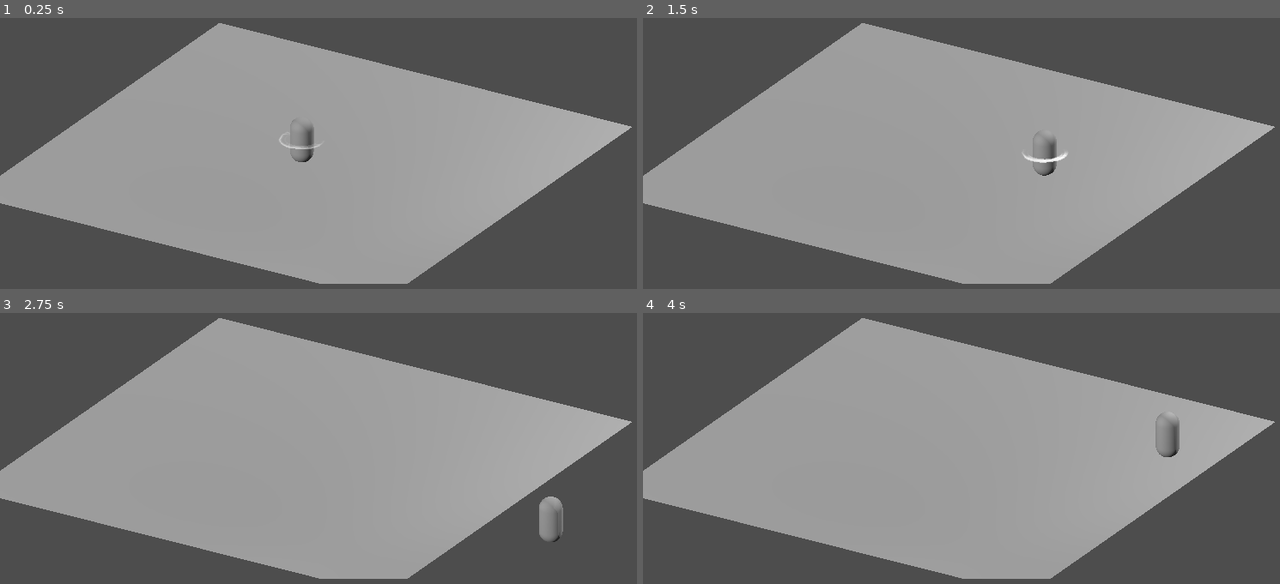
Above: before the commit, frames 1-4 (two rows, left to right).
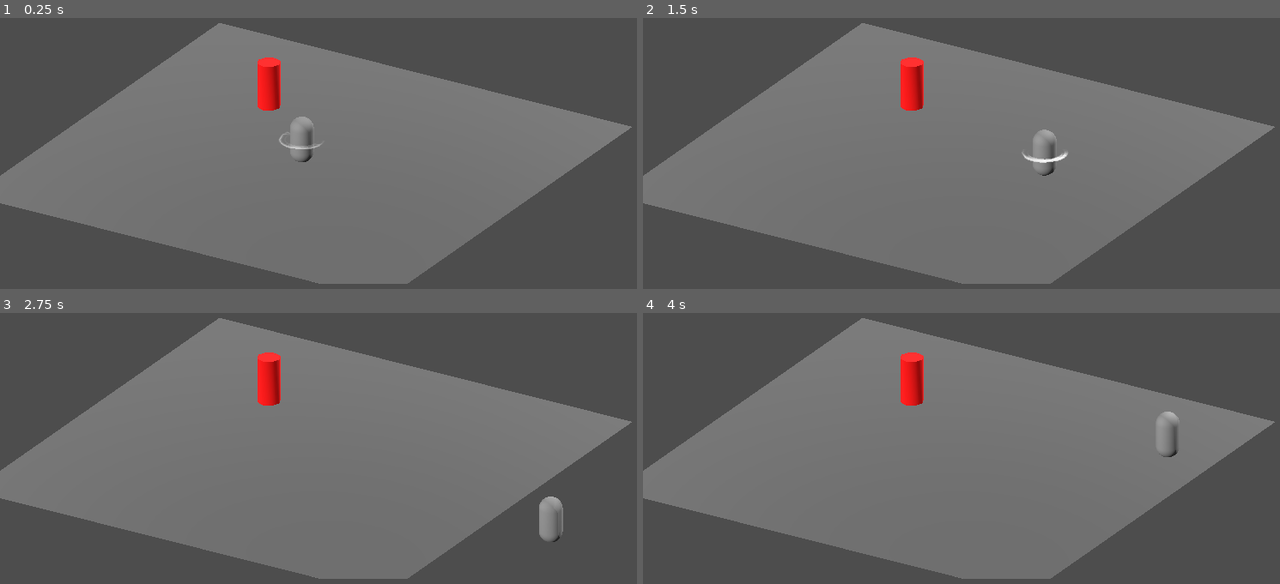
Above: after the commit, the same moments.

Repository: Zain-A-Abbas/Summer-2025-Game
Game: Godot game, scene res://levels/level_list/test_level/test_level.tscn
Same seed, same stepped clock (60 frames per second), same inputs: the game is played once before the commit and once after it.
Inputs:
- Up to frame 1 (0.25 s): no input
- Up to frame 2 (1.5 s): tap Enter at 0.5 s; hold Right (move_right) 0.53-1.28 s; tap Z (attack) at 0.6, 1.35 s; hold Down (move_backward) from 1.28 s (still down)
- Up to frame 3 (2.75 s): release Down (move_backward) at 2.03 s; hold Right (move_right) from 2.03 s (still down); tap Shift (dodge) at 2.1 s; tap Z (attack) at 2.3 s
- Up to frame 4 (4 s): release Right (move_right) at 2.78 s; hold Up (move_forward) 2.78-3.53 s; tap Z (attack) at 2.85, 3.6 s; hold Left (move_left) from 3.53 s (still down)

The runs differ from the first frame. In frame 1, 55% of the frame differs, in the area x 0-100%, y 1-99%; in frame 2, 55%; in frame 3, 56%; in frame 4, 55%.

Commit message:
Attack hurtbox functionality

Diff:
--- /dev/null
+++ b/entities/attacks/attack_effect.gd
@@ -0,0 +1,5 @@
+class_name AttackEffect
+extends Resource
+
+func apply_effect(target: Node3D):
+	pass
--- /dev/null
+++ b/entities/attacks/attack_hitbox.gd
@@ -0,0 +1,10 @@
+class_name AttackHitbox
+extends Area3D
+
+@onready var attack_object: AttackObject
+
+func _ready() -> void:
+	if get_parent() is AttackObject:
+		attack_object = get_parent()
+	else:
+		push_error("AttackHitbox without AttackObject parent")
--- a/entities/attacks/attack_object.gd
+++ b/entities/attacks/attack_object.gd
@@ -2,7 +2,7 @@
 extends Node3D
 
 @export var entity: CharacterEntity
-@export var attack_data: AttackData
+@export var attack_effects: Array[AttackEffect] = []
 @export var hitbox: Area3D
 
 @export var test: Array[AttackData] = []
--- /dev/null
+++ b/entities/attacks/damage_effect.gd
@@ -0,0 +1,7 @@
+class_name DamageEffect
+extends AttackEffect
+
+@export var damage: int = 1
+
+func apply_effect(target: Node3D):
+	print(damage)
--- a/entities/entity_list/player/player.tscn
+++ b/entities/entity_list/player/player.tscn
@@ -1,16 +1,23 @@
-[gd_scene load_steps=22 format=3 uid="uid://dqt7pplnjhp3d"]
+[gd_scene load_steps=25 format=3 uid="uid://dqt7pplnjhp3d"]
 
 [ext_resource type="PackedScene" uid="uid://3q754psqt24l" path="res://entities/entity_types/character_entity.tscn" id="1_0kr36"]
 [ext_resource type="Script" uid="uid://cteog2tvmwfg1" path="res://entities/entity_list/player/player.gd" id="1_xb04b"]
 [ext_resource type="Script" uid="uid://cwil8ikf17ctm" path="res://entities/attacks/attack_object.gd" id="3_bqsy2"]
 [ext_resource type="Shader" uid="uid://cu176yl57kqtc" path="res://effects/attack_slash.gdshader" id="3_j773i"]
-[ext_resource type="Resource" uid="uid://b5ijx7pfigen4" path="res://entities/entity_list/player/attacks/basic_attack.tres" id="4_034pk"]
+[ext_resource type="Script" uid="uid://crcitxpfuhjux" path="res://entities/attacks/attack_effect.gd" id="4_okb7e"]
 [ext_resource type="Texture2D" uid="uid://b5lqjov4o53a3" path="res://effects/slash_alpha.png" id="4_seik3"]
+[ext_resource type="Script" uid="uid://dyidbo7tcvvbg" path="res://entities/attacks/damage_effect.gd" id="5_037cv"]
 [ext_resource type="Texture2D" uid="uid://rpfpfca5w2j8" path="res://effects/slash_texture.png" id="5_fvuh8"]
 [ext_resource type="PackedScene" uid="uid://dpcw6gj5l4iw8" path="res://entities/attacks/attack_object.tscn" id="6_fvuh8"]
+[ext_resource type="Script" uid="uid://b4hwv8s2ulb1w" path="res://entities/attacks/attack_hitbox.gd" id="6_qn7ef"]
 [ext_resource type="ArrayMesh" uid="uid://d0rnwegisvfwx" path="res://models/slash_curve.obj" id="9_tvlpa"]
 
 [sub_resource type="CapsuleMesh" id="CapsuleMesh_xb04b"]
+
+[sub_resource type="Resource" id="Resource_y07nu"]
+script = ExtResource("5_037cv")
+damage = 1
+metadata/_custom_type_script = "uid://dyidbo7tcvvbg"
 
 [sub_resource type="CapsuleShape3D" id="CapsuleShape3D_bqsy2"]
 radius = 0.75
@@ -50,6 +57,21 @@
 shader_parameter/dissolve = SubResource("NoiseTexture2D_4tu0t")
 shader_parameter/dissolve_curve = SubResource("CurveTexture_4tu0t")
 
+[sub_resource type="Animation" id="Animation_qn7ef"]
+length = 0.001
+tracks/0/type = "value"
+tracks/0/imported = false
+tracks/0/enabled = true
+tracks/0/path = NodePath("Attacks/basic_attack/SlashCurve:instance_shader_parameters/lifetime")
+tracks/0/interp = 1
+tracks/0/loop_wrap = true
+tracks/0/keys = {
+"times": PackedFloat32Array(0),
+"transitions": PackedFloat32Array(1),
+"update": 0,
+"values": [0.01]
+}
+
 [sub_resource type="Animation" id="Animation_tvlpa"]
 resource_name = "basic_attack"
 length = 0.25
@@ -78,21 +100,6 @@
 "values": [true]
 }
 
-[sub_resource type="Animation" id="Animation_qn7ef"]
-length = 0.001
-tracks/0/type = "value"
-tracks/0/imported = false
-tracks/0/enabled = true
-tracks/0/path = NodePath("Attacks/basic_attack/SlashCurve:instance_shader_parameters/lifetime")
-tracks/0/interp = 1
-tracks/0/loop_wrap = true
-tracks/0/keys = {
-"times": PackedFloat32Array(0),
-"transitions": PackedFloat32Array(1),
-"update": 0,
-"values": [0.01]
-}
-
 [sub_resource type="AnimationLibrary" id="AnimationLibrary_qn7ef"]
 _data = {
 &"RESET": SubResource("Animation_qn7ef"),
@@ -113,12 +120,15 @@
 transform = Transform3D(1, 0, 0, 0, 1, 0, 0, 0, 1, 0, 1, 0)
 script = ExtResource("3_bqsy2")
 entity = NodePath("../..")
-attack_data = ExtResource("4_034pk")
+attack_effects = Array[ExtResource("4_okb7e")]([SubResource("Resource_y07nu")])
 hitbox = NodePath("AttackObject")
 
 [node name="AttackObject" parent="Attacks/basic_attack" index="0" instance=ExtResource("6_fvuh8")]
 transform = Transform3D(1, 0, 0, 0, 1, 0, 0, 0, 1, 0, 0, -1.2)
+collision_layer = 2
+collision_mask = 0
 monitorable = false
+script = ExtResource("6_qn7ef")
 
 [node name="CollisionShape3D" parent="Attacks/basic_attack/AttackObject" index="0"]
 transform = Transform3D(-4.37114e-08, -1, 0, 1, -4.37114e-08, 0, 0, 0, 1, 0, 0, 0.2)
--- a/entities/entity_list/player/player_basic_attack.gd
+++ b/entities/entity_list/player/player_basic_attack.gd
@@ -7,6 +7,7 @@
 const CANCEL_THRESHOLD: float = 0.1
 const COMBO_TIME: float = 0.4
 const MOVE_SPEED: float = 40.0
+const ACTIVE_FRAMES: Array[float] = [0.07, 0.16]
 
 var delta_count: float = 0.0
 var animation_time: float = 0.0
@@ -43,6 +44,8 @@
 func st_physics_process(delta: float) -> void:
 	delta_count += delta
 
+	attack_object.hitbox.monitorable = delta_count >= ACTIVE_FRAMES[0] && delta_count <= ACTIVE_FRAMES[1]
+
 	if delta_count > CANCEL_THRESHOLD:
 		if Input.is_action_just_pressed("dodge"):
 			state_machine.change_state(&"Dodge")
--- /dev/null
+++ b/entities/entity_list/test_enemy/test_enemy.tscn
@@ -0,0 +1,77 @@
+[gd_scene load_steps=10 format=3 uid="uid://dvgf8gcq24c8"]
+
+[ext_resource type="PackedScene" uid="uid://3q754psqt24l" path="res://entities/entity_types/character_entity.tscn" id="1_6myxx"]
+[ext_resource type="Script" uid="uid://ci26usb7hj062" path="res://entities/entity_types/enemy.gd" id="2_xtrms"]
+[ext_resource type="Shader" uid="uid://bu0j1r4mhmlam" path="res://entities/entity_types/enemy_shader.gdshader" id="3_tbq2j"]
+
+[sub_resource type="ShaderMaterial" id="ShaderMaterial_thtn2"]
+render_priority = 0
+shader = ExtResource("3_tbq2j")
+
+[sub_resource type="StandardMaterial3D" id="StandardMaterial3D_tbq2j"]
+albedo_color = Color(1, 0, 0, 1)
+
+[sub_resource type="CapsuleShape3D" id="CapsuleShape3D_xtrms"]
+
+[sub_resource type="Animation" id="Animation_tbq2j"]
+resource_name = "hurt"
+length = 0.1
+tracks/0/type = "value"
+tracks/0/imported = false
+tracks/0/enabled = true
+tracks/0/path = NodePath("EntityAnimator/CSGCylinder3D:instance_shader_parameters/hit_effect")
+tracks/0/interp = 1
+tracks/0/loop_wrap = true
+tracks/0/keys = {
+"times": PackedFloat32Array(0, 0.1),
+"transitions": PackedFloat32Array(1, 1),
+"update": 1,
+"values": [true, false]
+}
+
+[sub_resource type="Animation" id="Animation_thtn2"]
+length = 0.001
+tracks/0/type = "value"
+tracks/0/imported = false
+tracks/0/enabled = true
+tracks/0/path = NodePath("EntityAnimator/CSGCylinder3D:instance_shader_parameters/hit_effect")
+tracks/0/interp = 1
+tracks/0/loop_wrap = true
+tracks/0/keys = {
+"times": PackedFloat32Array(0),
+"transitions": PackedFloat32Array(1),
+"update": 1,
+"values": [false]
+}
+
+[sub_resource type="AnimationLibrary" id="AnimationLibrary_1uwf7"]
+_data = {
+&"RESET": SubResource("Animation_thtn2"),
+&"hurt": SubResource("Animation_tbq2j")
+}
+
+[node name="TestEnemy" instance=ExtResource("1_6myxx")]
+script = ExtResource("2_xtrms")
+
+[node name="CSGCylinder3D" type="CSGCylinder3D" parent="EntityAnimator" index="0"]
+transform = Transform3D(1, 0, 0, 0, 1, 0, 0, 0, 1, 0, 1, 0)
+material_overlay = SubResource("ShaderMaterial_thtn2")
+instance_shader_parameters/hit_effect = false
+material = SubResource("StandardMaterial3D_tbq2j")
+
+[node name="Hurtbox" type="Area3D" parent="." index="4"]
+collision_layer = 0
+collision_mask = 2
+monitorable = false
+
+[node name="CollisionShape3D" type="CollisionShape3D" parent="Hurtbox" index="0"]
+transform = Transform3D(1, 0, 0, 0, 1, 0, 0, 0, 1, 0, 1, 0)
+shape = SubResource("CapsuleShape3D_xtrms")
+
+[node name="EnemyAnimationPlayer" type="AnimationPlayer" parent="." index="5"]
+unique_name_in_owner = true
+libraries = {
+&"": SubResource("AnimationLibrary_1uwf7")
+}
+
+[connection signal="area_entered" from="Hurtbox" to="." method="_on_hurtbox_area_entered"]
--- /dev/null
+++ b/entities/entity_types/enemy.gd
@@ -0,0 +1,23 @@
+class_name Enemy
+extends CharacterEntity
+
+@onready var enemy_animation_player: AnimationPlayer = %EnemyAnimationPlayer
+
+func _ready() -> void:
+	prepare_states()
+
+# Virtual function
+func prepare_states():
+	pass
+
+
+func _on_hurtbox_area_entered(area: Area3D) -> void:
+	enemy_animation_player.play("hurt")
+	resolve_hit(area)
+
+func resolve_hit(attack_area: Area3D):
+	if attack_area is AttackHitbox:
+		var attack_object: AttackObject = attack_area.attack_object
+		var attack_effects: Array[AttackEffect] = attack_object.attack_effects
+		for effect in attack_effects:
+			effect.apply_effect(self)
--- /dev/null
+++ b/entities/entity_types/enemy_shader.gdshader
@@ -0,0 +1,22 @@
+shader_type spatial;
+render_mode shadows_disabled;
+
+instance uniform bool hit_effect = false;
+
+void vertex() {
+	// Called for every vertex the material is visible on.
+}
+
+void fragment() {
+	if (hit_effect) {
+		ALBEDO.rgb = vec3(1.0);
+		ALPHA = 1.0;
+	} else {
+		ALPHA = 0.0;
+	}
+}
+
+//void light() {
+//	// Called for every pixel for every light affecting the material.
+//	// Uncomment to replace the default light processing function with this one.
+//}
--- a/levels/level_list/test_level/test_level.tscn
+++ b/levels/level_list/test_level/test_level.tscn
@@ -1,12 +1,17 @@
-[gd_scene load_steps=3 format=3 uid="uid://bki6cchfp2tv7"]
+[gd_scene load_steps=5 format=3 uid="uid://bki6cchfp2tv7"]
 
 [ext_resource type="PackedScene" uid="uid://dqt7pplnjhp3d" path="res://entities/entity_list/player/player.tscn" id="1_b07an"]
+[ext_resource type="PackedScene" uid="uid://dvgf8gcq24c8" path="res://entities/entity_list/test_enemy/test_enemy.tscn" id="2_po12i"]
+
+[sub_resource type="StandardMaterial3D" id="StandardMaterial3D_kcfu6"]
+albedo_color = Color(0.389287, 0.389287, 0.389287, 1)
 
 [sub_resource type="Environment" id="Environment_vg51l"]
 
 [node name="TestLevel" type="Node3D"]
 
 [node name="CSGBox3D" type="CSGBox3D" parent="."]
+material_override = SubResource("StandardMaterial3D_kcfu6")
 size = Vector3(20, 0.001, 20)
 
 [node name="Camera3D" type="Camera3D" parent="."]
@@ -25,3 +30,6 @@
 transform = Transform3D(0.945589, 0.0436029, -0.322427, 0.15407, 0.812824, 0.561765, 0.286571, -0.580875, 0.76188, 4.54384, 5, -0.331621)
 
 [node name="Player" parent="." instance=ExtResource("1_b07an")]
+
+[node name="TestEnemy" parent="." instance=ExtResource("2_po12i")]
+transform = Transform3D(1, 0, 0, 0, 1, 0, 0, 0, 1, 4, 0, 4)
Not shown, added: entities/attacks/attack_effect.gd.uid
Not shown, added: entities/attacks/attack_hitbox.gd.uid
Not shown, added: entities/attacks/damage_effect.gd.uid
Not shown, added: entities/entity_types/enemy.gd.uid
Not shown, added: entities/entity_types/enemy_shader.gdshader.uid
Not shown, added: collision_guide.md
